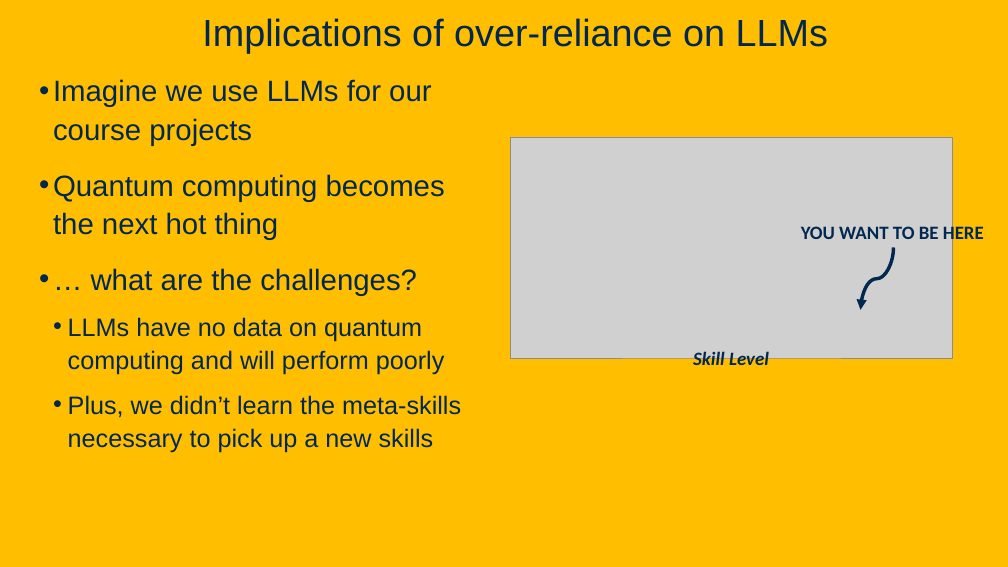
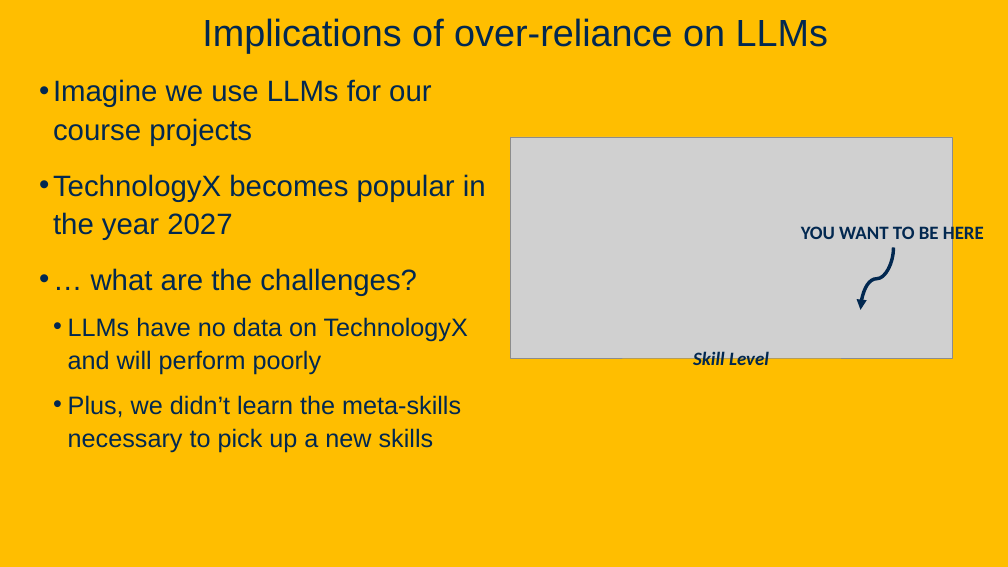
Before and after one commit to davsec-teaching/ecs160-f25, a slide deck: slide 11 of slides/1_logistics_and_course_introduction.pptx. Drawn at 1008x567 pixels with LibreOffice and Linux fonts; fonts in the diff are those of the drawing; grey boxes stand for pictures; background and template pictures are left out. Boxes give left, top, right and bottom in pixels: in the first picture for what was removed or moved away, otherwise in the second. Text is boxed around its words. In the diff, an @@ line names an element or a change of style, - is before the commit and + after.

```diff
--- a/slides/1_logistics_and_course_introduction.pptx
+++ b/slides/1_logistics_and_course_introduction.pptx
@@ text at box(53, 174, 486, 240): text changed @@
-• Quantum computing becomes the next hot thing
+• TechnologyX becomes popular in the year 2027
@@ text at box(68, 317, 468, 375): text changed @@
-  • LLMs have no data on quantum computing and will perform poorly
+  • LLMs have no data on TechnologyX and will perform poorly
```
Also in this commit, not shown: 15 other slides changed, 3 slides added, 1 slide removed.
